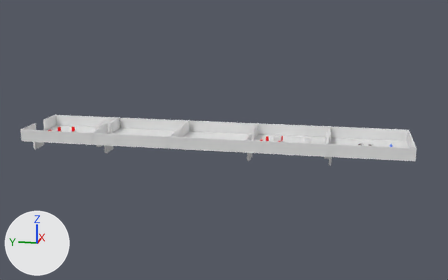
The Blender file Game.blend as it was, and as the next commit left it.
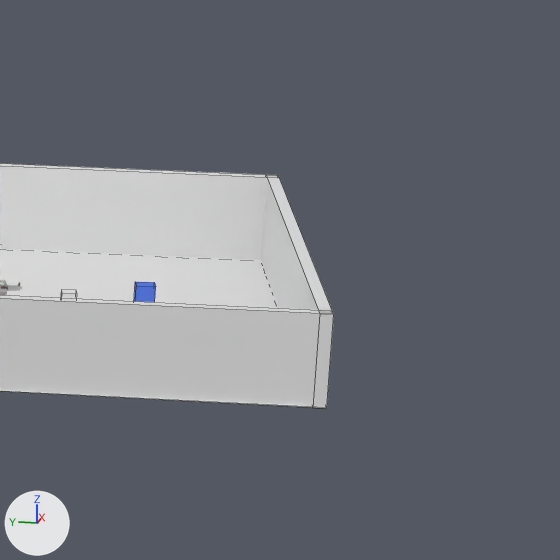
The first picture shows the older version from a 50 mm lens placed at (-246.7, 10.0, 62.3), pointed at (0.7, 59.5, 0.4). The close-ups show both versions on the part from 83% to 100% of the width and 38% to 65% of the height of that picture; other places that the commit changed are outside them. Arrows for +X, +Y and +Z are at lower left; the lights stay in place. The close-ups show mesh edges as thin lines.

Names of what the first close-up shows: 'Plane', 'Player', 'muro_1.001', 'muro_1.006', 'muro_1.007'.
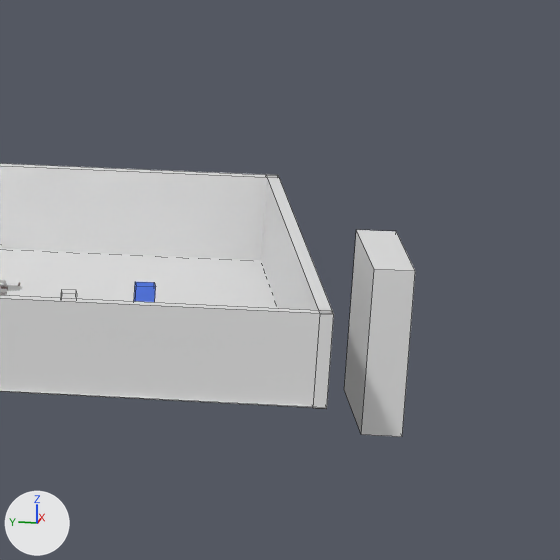
Pixel boxes (x1, y1, x2, y2) of what changed, in the close-ups (560 x 560 px):
```json
{"object": "block_shot", "change": "added", "after": [344, 230, 415, 437]}
```

Edits to the scene script, one JSON object a line:
```json
{"op": "add", "block": "ob_block_shot", "code": ["ob_block_shot = bpy.data.objects.new('block_shot', me_cube)", "ob_block_shot.location = (0.0, -20.16, 0.0)"]}
```
